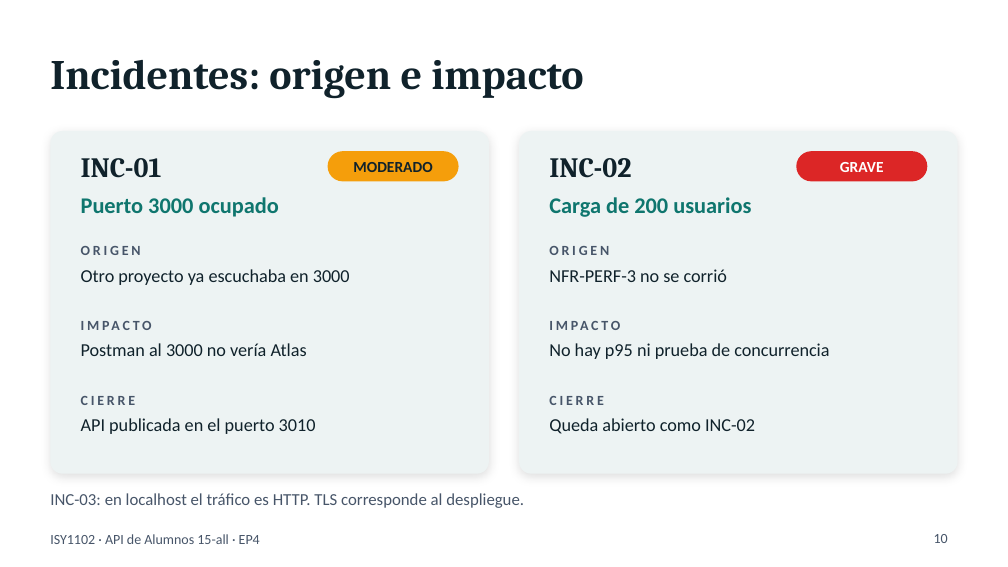
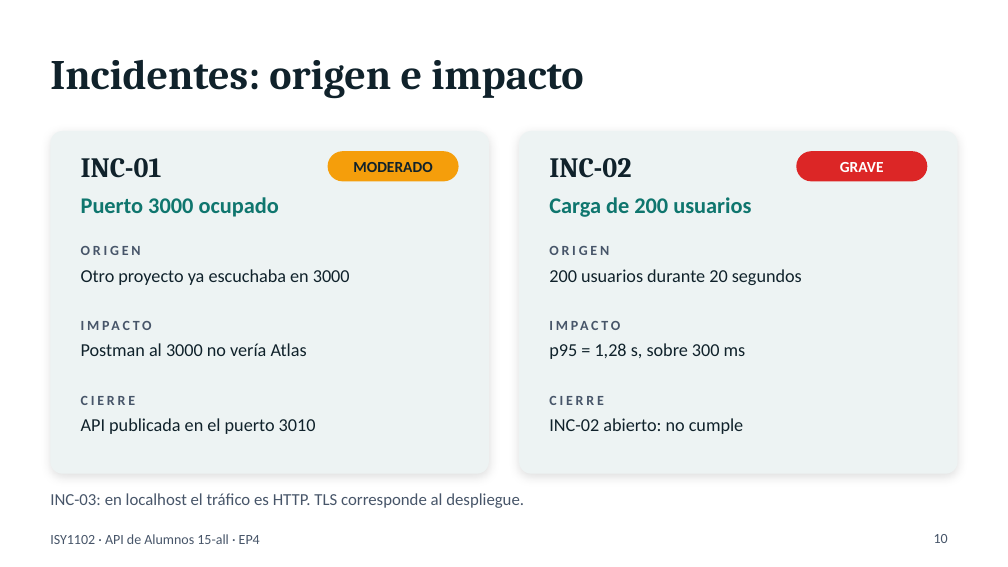
Before and after one commit to milotkg2/seguridad-calidad-software-ev2-atlas, a slide deck: slide 10 of entrega/Presentacion_EP4_Atlas.pptx. Drawn at 1008x567 pixels with LibreOffice and Linux fonts; fonts in the diff are those of the drawing. Boxes give left, top, right and bottom in pixels: in the first picture for what was removed or moved away, otherwise in the second. Text is boxed around its words. In the diff, an @@ line names an element or a change of style, - is before the commit and + after.

```diff
--- a/entrega/Presentacion_EP4_Atlas.pptx
+++ b/entrega/Presentacion_EP4_Atlas.pptx
@@ text at [549,269,802,285]: text changed @@
-NFR-PERF-3 no se corrió
+200 usuarios durante 20 segundos
@@ text at [549,343,746,359]: text changed @@
-No hay p95 ni prueba de concurrencia
+p95 = 1,28 s, sobre 300 ms
@@ text at [549,418,743,434]: text changed @@
-Queda abierto como INC-02
+INC-02 abierto: no cumple
```
Also in this commit, not shown: 9 other slides changed, 37 other files.
